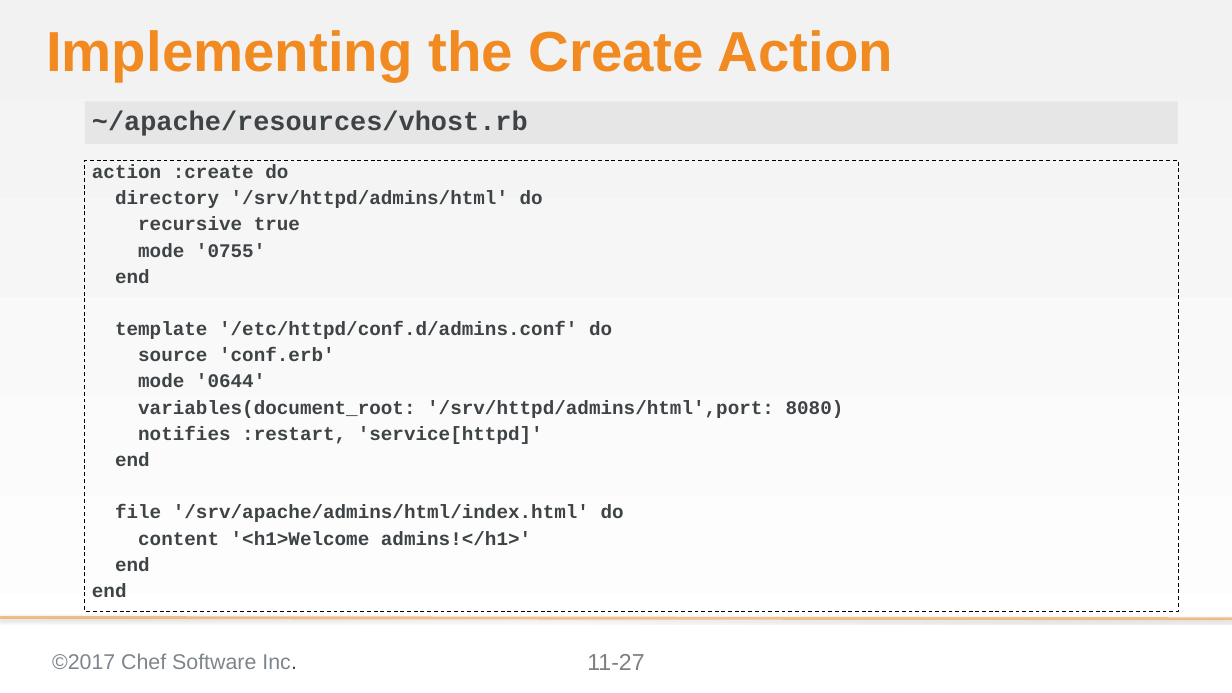
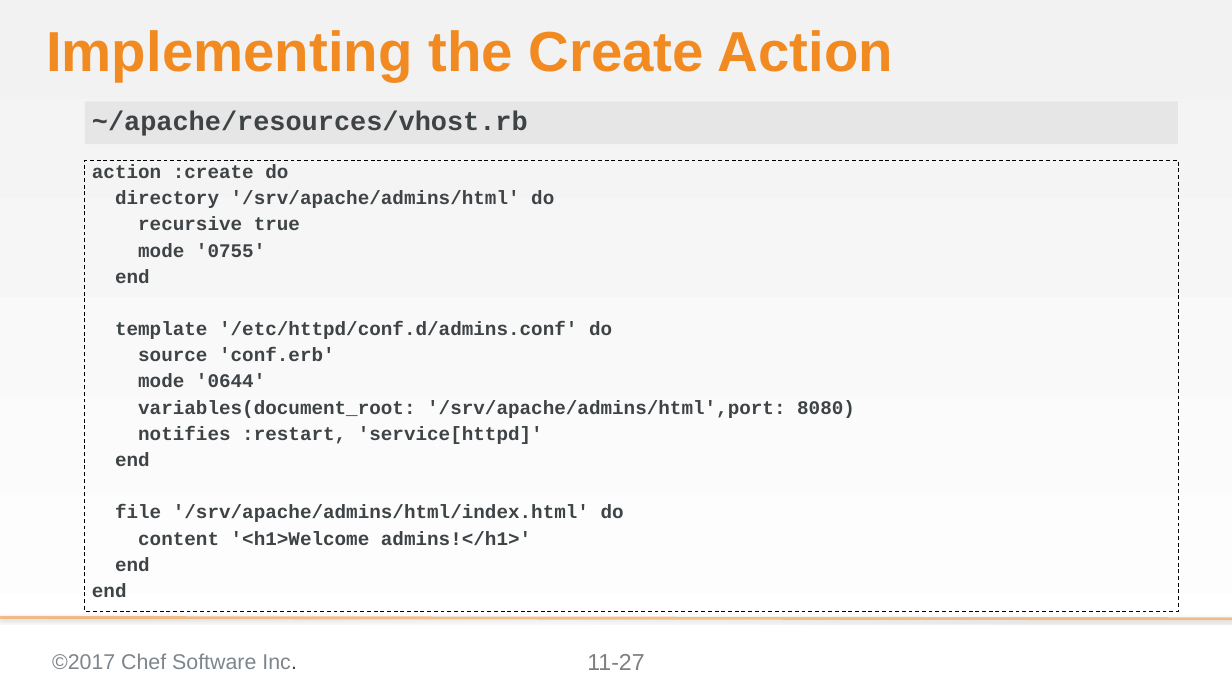
Before and after one commit to ericheiser/chef-intermediate, a slide deck: slide 27 of 11-creating_a_custom_resource.pptx. Drawn at 1232x693 pixels with LibreOffice and Linux fonts; fonts in the diff are those of the drawing; background and template pictures are left out. Boxes give left, top, right and bottom in pixels: in the first picture for what was removed or moved away, otherwise in the second. Text is boxed around its words. In the diff, an @@ line names an element or a change of style, - is before the commit and + after.

```diff
--- a/11-creating_a_custom_resource.pptx
+++ b/11-creating_a_custom_resource.pptx
@@ text at (115,191,554,208): text changed @@
-directory '/srv/httpd/admins/html' do
+directory '/srv/apache/admins/html' do
@@ text at (138,400,855,418): text changed @@
-variables(document_root: '/srv/httpd/admins/html',port: 8080)
+variables(document_root: '/srv/apache/admins/html',port: 8080)
```
Also in this commit, not shown: 12 other slides changed, 2 other files.
